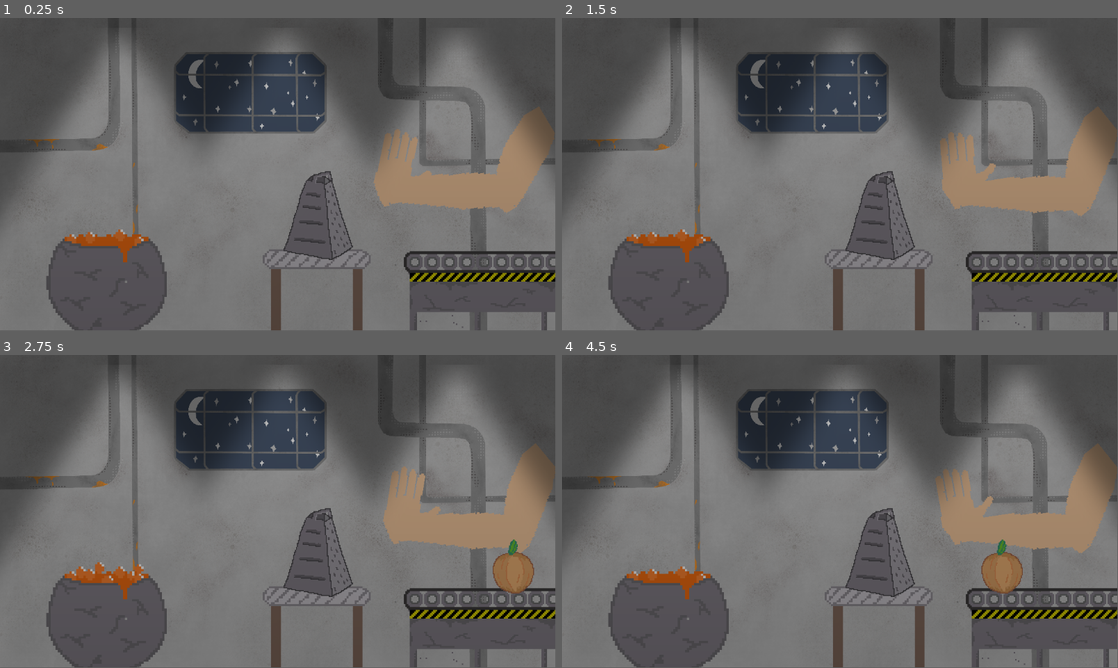
Above: before the commit, frames 1-4 (two rows, left to right).
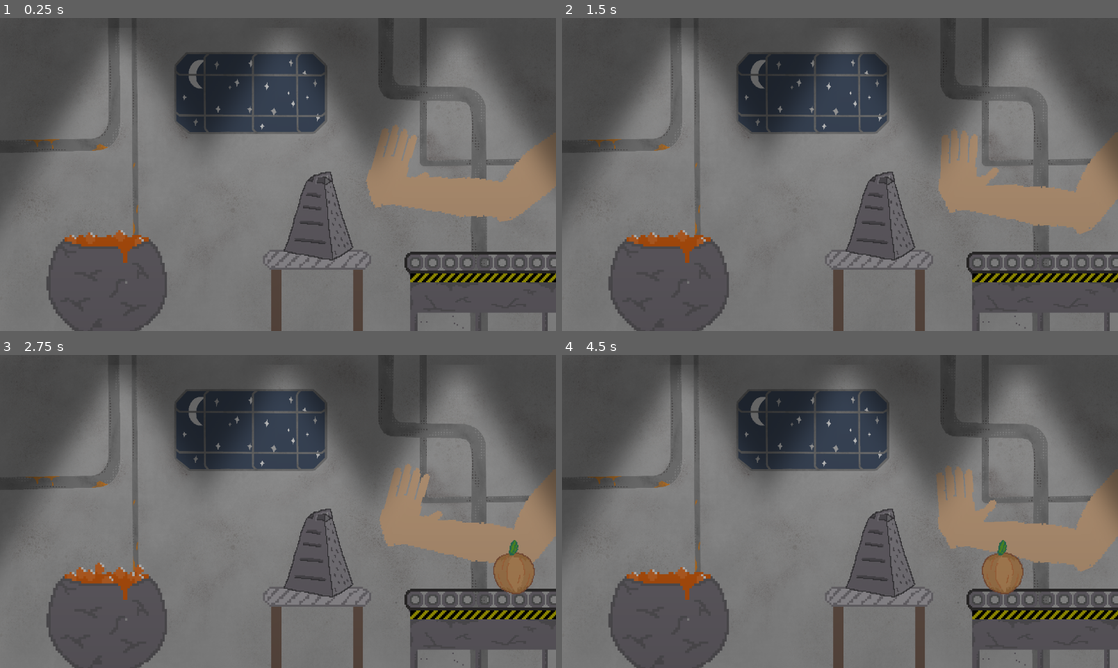
Above: after the commit, the same moments.

Repository: PeaceMonster/EpicWe-Gamejam2024
Game: Godot game, scene res://scenes/main.tscn
Same seed, same stepped clock (60 frames per second), same inputs: the game is played once before the commit and once after it.
Inputs (mouse positions are in pixels of both pictures, inside the frame that each line leads up to):
- Up to frame 1 (0.25 s): no input
- Up to frame 2 (1.5 s): move the mouse to (867, 171) at 0.52 s; tap Enter at 1.25 s; move the mouse to (812, 174) at 1.27 s
- Up to frame 3 (2.75 s): move the mouse to (289, 505) at 2.02 s
- Up to frame 4 (4.5 s): move the mouse to (834, 514) at 2.77 s; move the mouse to (878, 514) at 3.52 s; move the mouse to (795, 508) at 4.27 s
The window is 799x449 before the commit and 800x450 after it. Grey fills any space a smaller window leaves; there, only what the larger window draws over its background counts as a difference.

The runs differ from the first frame. In frame 1, 3.9% of the frame differs, in the area x 4-100%, y 0-100%; in frame 2, 4.6%; in frame 3, 4.3%; in frame 4, 4.6%.

Commit message:
Improved MouseTarget clamping based on VisualArm bone length

Diff:
--- a/project.godot
+++ b/project.godot
@@ -12,12 +12,16 @@
 
 config/name="Epic We-gamejam 2024"
 run/main_scene="res://scenes/main.tscn"
-config/features=PackedStringArray("4.3", "Forward Plus")
+config/features=PackedStringArray("4.2", "Forward Plus")
 config/icon="res://icon.svg"
 
 [autoload]
 
 EventBus="*res://event_bus.gd"
+
+[display]
+
+window/stretch/mode="viewport"
 
 [global_group]
 
@@ -27,6 +31,10 @@
 
 skip_item={
 "deadzone": 0.5,
-"events": [Object(InputEventKey,"resource_local_to_scene":fa …(172 unchanged characters)… eycode":83,"key_label":0,"unicode":115,"location":0,"echo":false,"script":null)
+"events": [Object(InputEventKey,"resource_local_to_scene":fa …(172 unchanged characters)… eycode":83,"key_label":0,"unicode":115,"echo":false,"script":null)
 ]
 }
+
+[rendering]
+
+textures/canvas_textures/default_texture_filter=0
--- a/scenes/Fruit/banana.tscn
+++ b/scenes/Fruit/banana.tscn
@@ -7,7 +7,7 @@
 
 [node name="Banana" type="Node2D"]
 texture_filter = 1
-position = Vector2(-16, -13)
+position = Vector2(4, -26)
 scale = Vector2(1.6, 1.6)
 
 [node name="Sprite2D" type="Sprite2D" parent="."]
--- a/scenes/MouseTarget/mouse_target.gd
+++ b/scenes/MouseTarget/mouse_target.gd
@@ -3,12 +3,13 @@
 @export var drag_coefficient = 5.0
 
 @onready var visual_arm_2 = $"../VisualArm2"
-@export var max_distance: float = 440
-var base_point: Vector2
+var max_reach: float
+var reach_base: Vector2
 
 # Called when the node enters the scene tree for the first time.
 func _ready() -> void:
-	base_point = visual_arm_2.get_base_point()
+	reach_base = visual_arm_2.get_base_point()
+	max_reach = visual_arm_2.get_reach() * visual_arm_2.global_scale.x
 
 	Input.mouse_mode = Input.MOUSE_MODE_CAPTURED
 
@@ -20,12 +21,9 @@
 
 
 func clamp_own_position() -> void:
-	var offset: Vector2 = self.global_position - base_point
+	var offset: Vector2 = self.global_position - reach_base
 	var noffset: Vector2 = offset.normalized()
-	self.position = base_point + noffset * max_distance * min(
-		(offset.length() / max_distance),
+	self.position = reach_base + noffset * max_reach * min(
+		(offset.length() / max_reach),
 		1
 	)
-
-
-	pass
--- a/scenes/VisualArm2/visual_arm_2.gd
+++ b/scenes/VisualArm2/visual_arm_2.gd
@@ -7,6 +7,17 @@
 	var bonepose: Vector2 = skeleton_2d.get_bone_local_pose_override(0).get_origin()
 	var skelepose: Vector2 = skeleton_2d.get_global_transform().get_origin()
 	return bonepose + skelepose
+
+func _get_bone_length(idx: int) -> float:
+	return skeleton_2d.get_bone(idx).get_length()
+
+func get_reach() -> float:
+	var b0 = _get_bone_length(0)
+	var b1 = _get_bone_length(1)
+	var b2 = _get_bone_length(2)
+	print(b0, " ", b1, " ", b2)
+	return b0 + b1 + b2
+
 
 # Called when the node enters the scene tree for the first time.
 func _ready():
--- a/scenes/main.tscn
+++ b/scenes/main.tscn
@@ -39,8 +39,8 @@
 texture = ExtResource("10_5n6y1")
 
 [node name="VisualArm2" parent="." node_paths=PackedStringArray("ik_target") instance=ExtResource("1_2u1ck")]
-position = Vector2(1112, 227)
-scale = Vector2(3, 3)
+position = Vector2(1169, 269)
+scale = Vector2(3.25, 3.25)
 ik_target = NodePath("../MouseTarget")
 
 [node name="MouseTarget" parent="." groups=["mouse_target"] instance=ExtResource("5_mli8h")]
Not shown: 1 places in scenes/ConveyorBelt/conveyor_belt.tscn that only renumber resources
